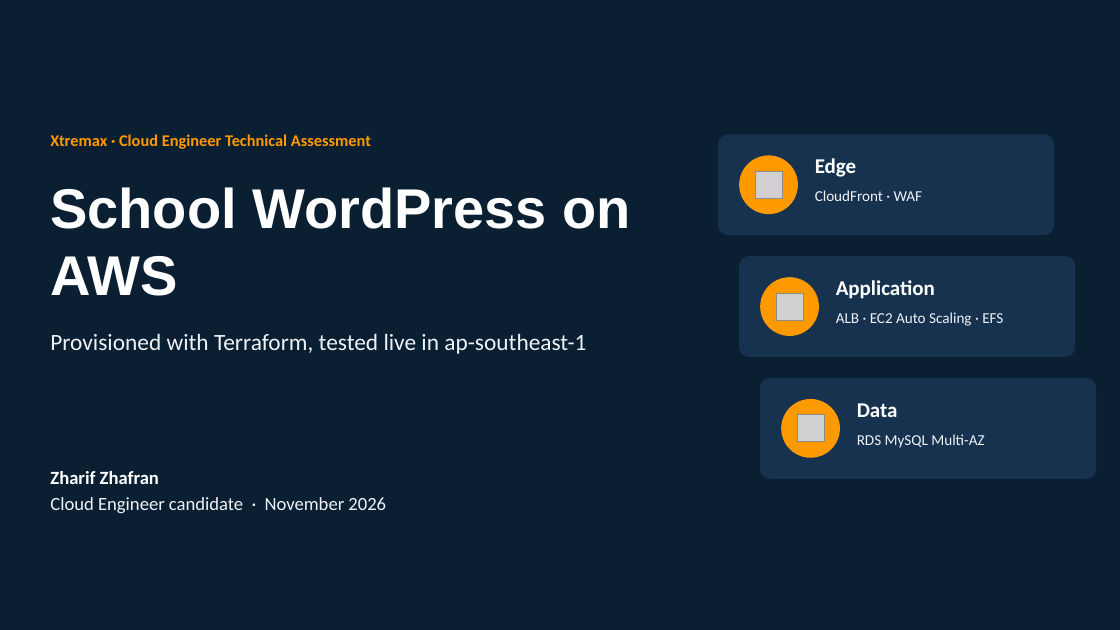
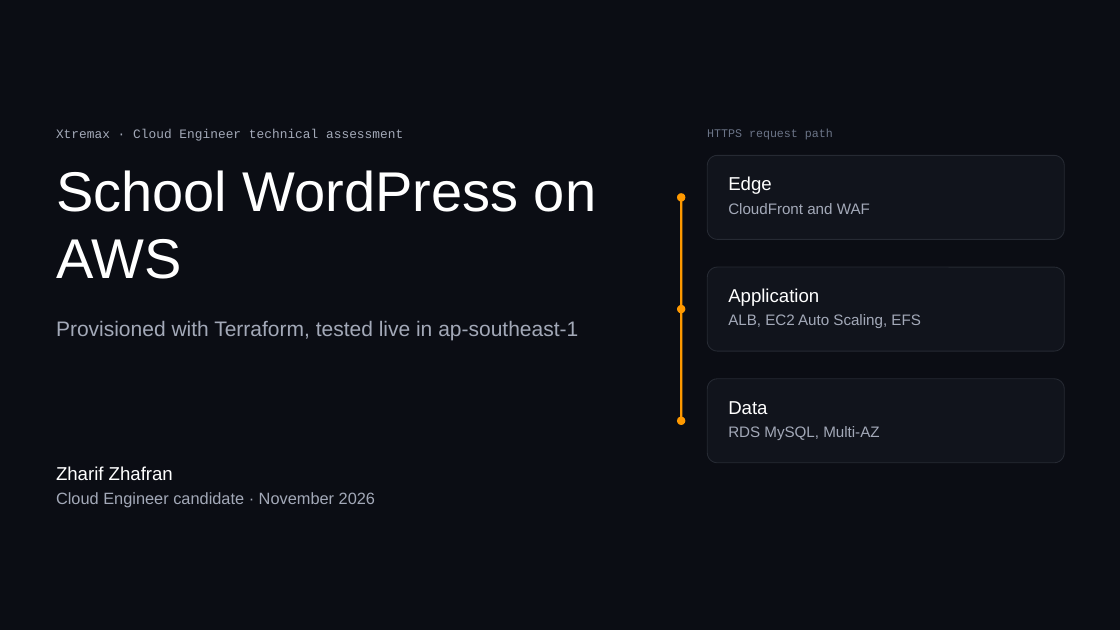
Before and after one commit to HagemaruThetha/WPApplication, a slide deck: slide 1 of presentation/School_WordPress_on_AWS.pptx. Drawn at 1120x630 pixels with LibreOffice and Linux fonts; fonts in the diff are those of the drawing; grey boxes stand for pictures. Boxes give left, top, right and bottom in pixels: in the first picture for what was removed or moved away, otherwise in the second. Text is boxed around its words. In the diff, an @@ line names an element or a change of style, - is before the commit and + after.

```diff
--- a/presentation/School_WordPress_on_AWS.pptx
+++ b/presentation/School_WordPress_on_AWS.pptx
@@ background #0B1F33 to #0B0D14 @@
@@ text at <box>56,129,403,141</box>: text changed; size 14 to 11 pt; font Calibri to Courier New; text colour #FF9900 to #A3A9B8; bold off @@
-Xtremax · Cloud Engineer Technical Assessment
+Xtremax · Cloud Engineer technical assessment
@@ text added at <box>707,129,833,140</box>, 10 pt, text #6B7487 @@
+HTTPS request path
@@ title "School WordPress on AWS": place and size @@
-title "School WordPress on AWS" at <box>50,187,630,296</box>
+title "School WordPress on AWS" at <box>56,170,596,279</box>
@@ title "School WordPress on AWS" at <box>56,170,596,279</box>: bold off @@
@@ rounded rectangle: place and size @@
-rounded rectangle at <box>718,134,1054,235</box>
+rounded rectangle at <box>707,155,1065,239</box>
@@ text "Edge": place and size @@
-text "Edge" at <box>815,158,856,177</box>
+text "Edge" at <box>728,176,771,194</box>
@@ picture removed at <box>755,171,782,198</box> @@
@@ ellipse: place and size @@
-ellipse at <box>739,155,798,214</box>
+ellipse at <box>677,193,686,202</box>
@@ line added from (681, 197) to (681, 421), #FF9900 2 pt @@
@@ text at <box>728,203,870,214</box>: text changed; font Calibri to Arial; text colour #EEF2F7 to #A3A9B8 @@
-CloudFront · WAF
+CloudFront and WAF
@@ fill #16324F to #11141C; outline none to #262A33 0.75 pt; proportions changed in 3 elements at <box>707,379,1065,463</box>, <box>707,155,1065,239</box>, <box>707,267,1065,351</box> @@
@@ rounded rectangle: place and size @@
-rounded rectangle at <box>739,256,1075,357</box>
+rounded rectangle at <box>707,267,1065,351</box>
@@ text "Application": place and size @@
-text "Application" at <box>836,280,935,299</box>
+text "Application" at <box>728,288,819,306</box>
@@ picture removed at <box>776,293,803,320</box> @@
@@ text "Provisioned with Terraform, tested live ...": place and size @@
-text "Provisioned with Terraform, tested live ..." at <box>50,333,586,354</box>
+text "Provisioned with Terraform, tested live ..." at <box>56,321,578,340</box>
@@ text "Provisioned with Terraform, tested live ..." at <box>56,321,578,340</box>: size 20 to 18 pt, font Calibri to Arial, text colour #EEF2F7 to #A3A9B8 @@
@@ ellipse: place and size @@
-ellipse at <box>760,277,819,336</box>
+ellipse at <box>677,305,686,313</box>
@@ text at <box>728,314,920,328</box>: text changed; font Calibri to Arial; text colour #EEF2F7 to #A3A9B8 @@
-ALB · EC2 Auto Scaling · EFS
+ALB, EC2 Auto Scaling, EFS
@@ rounded rectangle: place and size @@
-rounded rectangle at <box>760,378,1096,479</box>
+rounded rectangle at <box>707,379,1065,463</box>
@@ ellipse: place and size @@
-ellipse at <box>781,399,840,458</box>
+ellipse at <box>677,417,686,425</box>
@@ size 18 to 16 pt, font Calibri to Arial, bold off in 3 elements at <box>728,288,819,306</box>, <box>728,176,771,194</box>, <box>728,401,767,414</box> @@
@@ text "Data": place and size @@
-text "Data" at <box>857,403,898,417</box>
+text "Data" at <box>728,401,767,414</box>
@@ picture removed at <box>797,415,824,442</box> @@
@@ text at <box>728,426,879,440</box>: text changed; font Calibri to Arial; text colour #EEF2F7 to #A3A9B8 @@
-RDS MySQL Multi-AZ
+RDS MySQL, Multi-AZ
@@ text "Zharif Zhafran" at <box>56,466,375,507</box>: font Calibri to Arial; bold off in "Zharif Zhafran"; size 16 to 14 pt, text colour #EEF2F7 to #A3A9B8 in "Cloud Engineer candidate · November 2026" @@
```
Also in this commit, not shown: 7 other slides changed, 7 other files.
